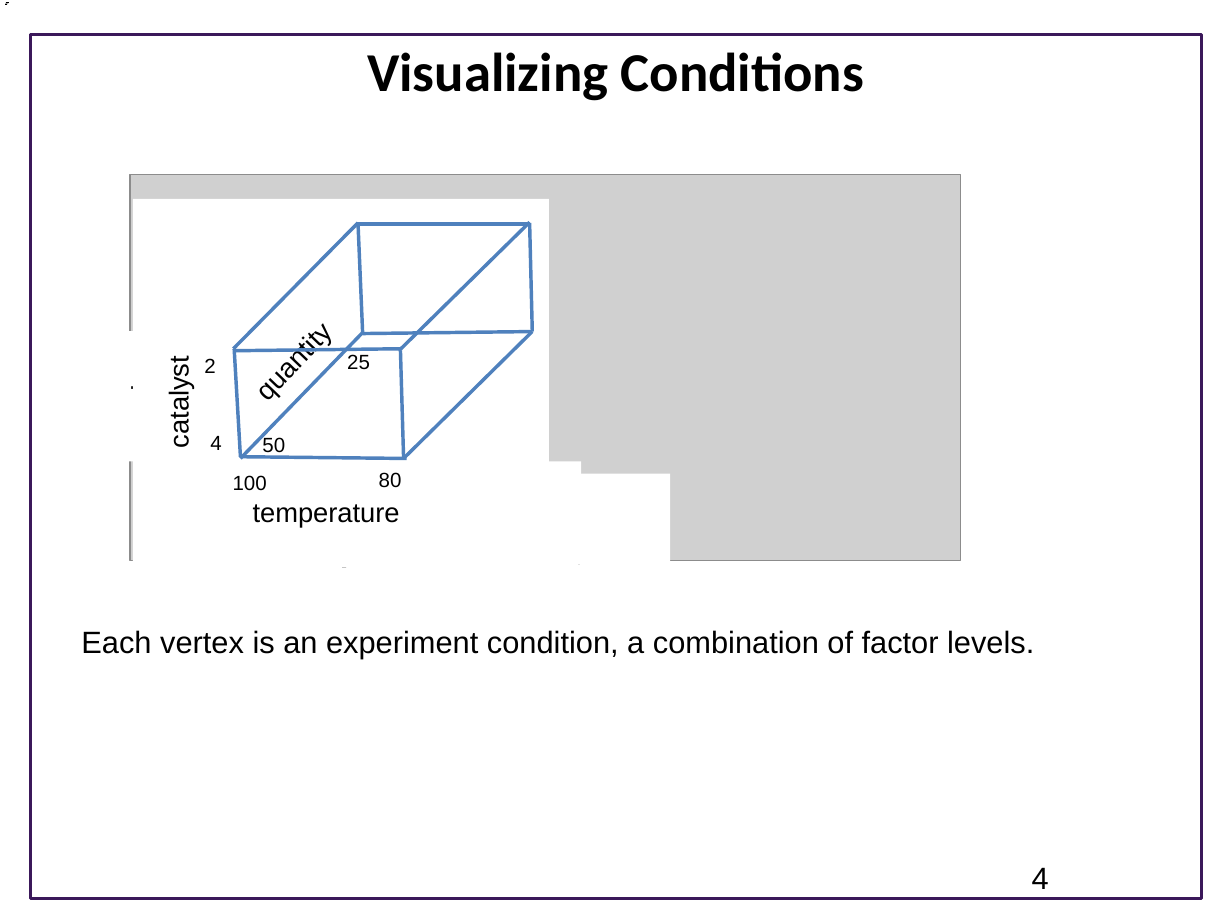
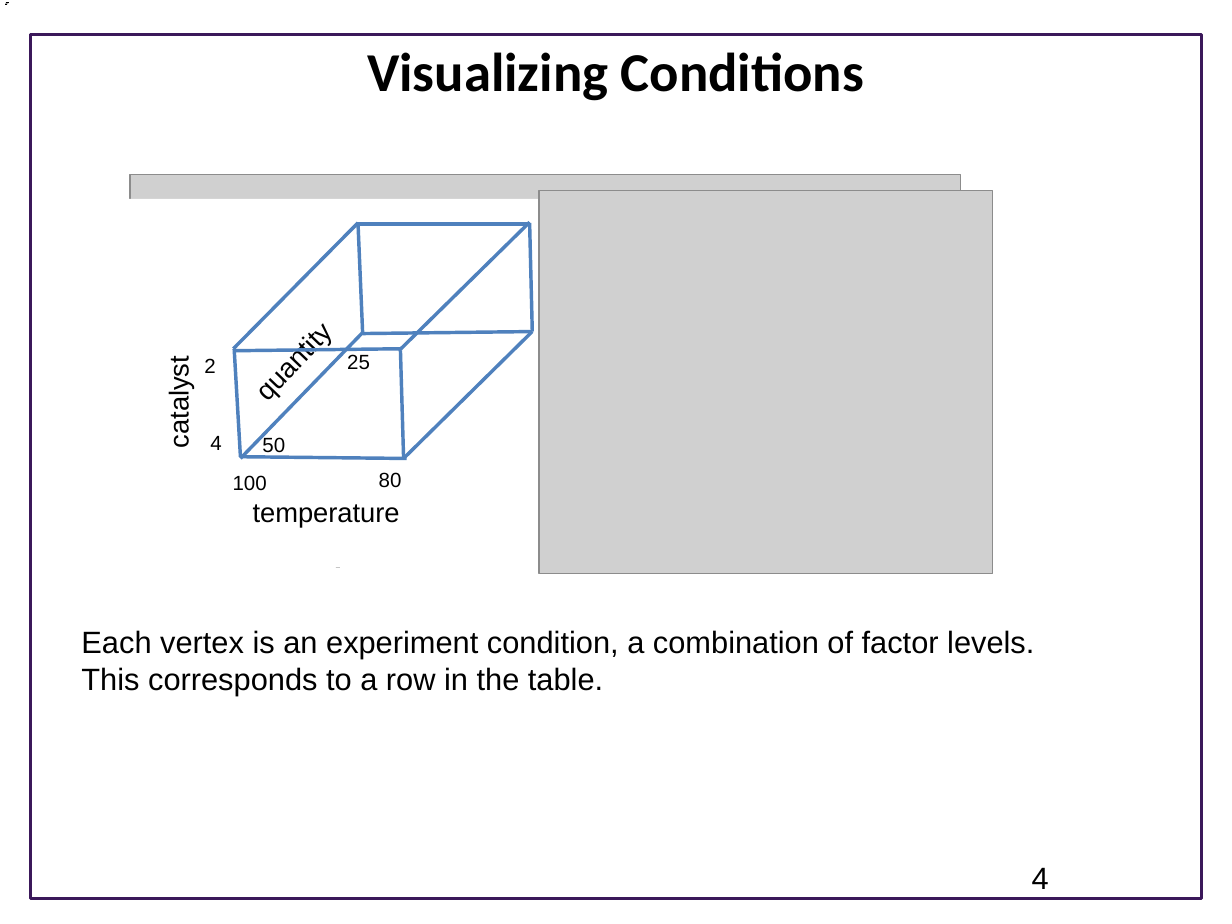
Before and after one commit to ModelEngineering/BIOEN-437, a slide deck: slide 4 of Lectures/Design-Of-Experiments/doe_overview.pptx. Drawn at 1232x924 pixels with LibreOffice and Linux fonts; fonts in the diff are those of the drawing; grey boxes stand for pictures; background and template pictures are left out. Boxes give left, top, right and bottom in pixels: in the first picture for what was removed or moved away, otherwise in the second. Text is boxed around its words. In the diff, an @@ line names an element or a change of style, - is before the commit and + after.

Commit message:
Updated slides

```diff
--- a/Lectures/Design-Of-Experiments/doe_overview.pptx
+++ b/Lectures/Design-Of-Experiments/doe_overview.pptx
@@ rectangle: place and size @@
-rectangle at <box>133,198,549,567</box>
+rectangle at <box>127,198,543,567</box>
@@ picture added at <box>538,191,992,574</box> @@
@@ text at <box>81,667,603,696</box>: paragraph added @@
+This corresponds to a row in the table.
```
Also in this commit, not shown: 1 other slide changed.
